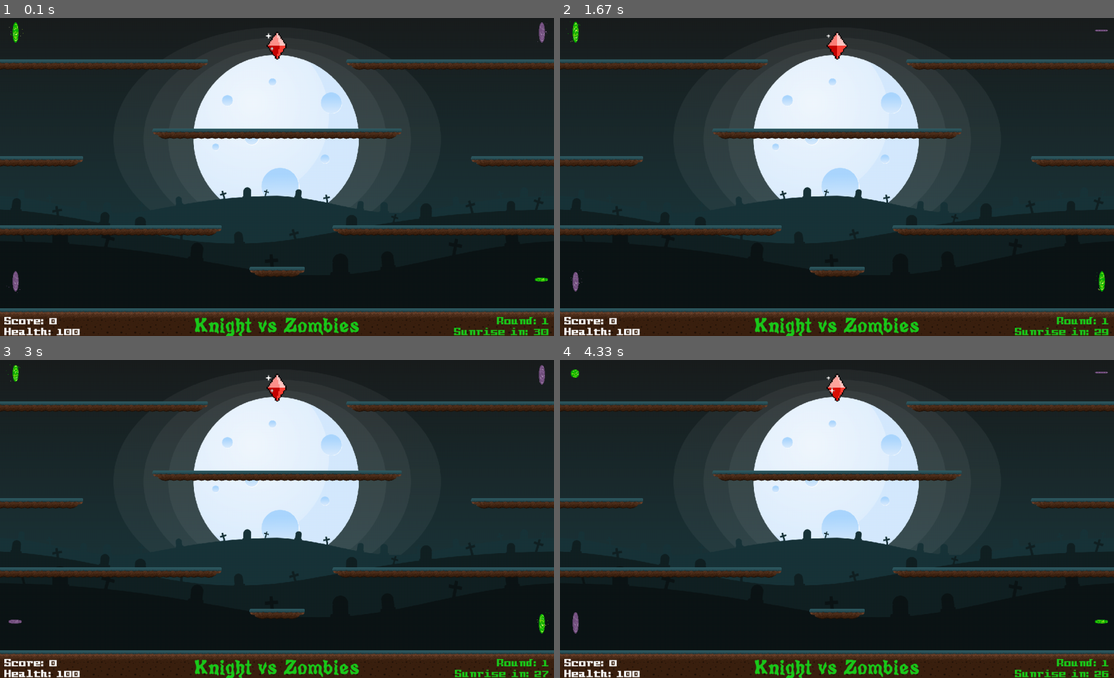
Above: before the commit, frames 1-4 (two rows, left to right).
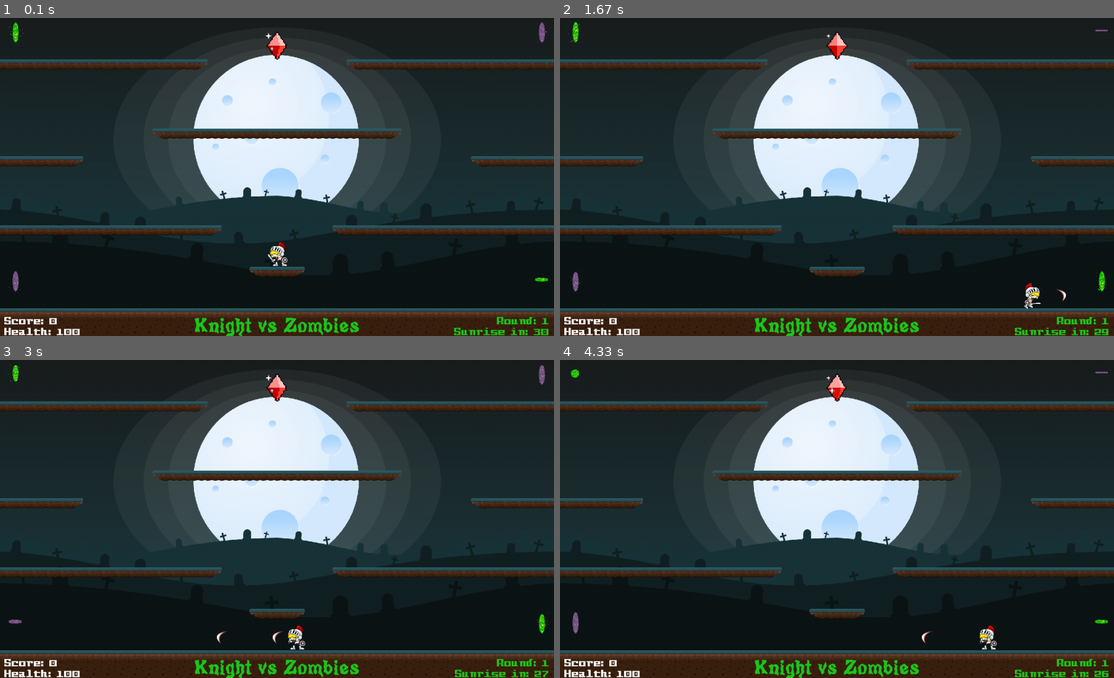
Above: after the commit, the same moments.

Repository: gaiduk/pygame_platformer_zombie_knight
Game: pygame game, started from main.py
Same seed, same stepped clock (60 frames per second), same inputs: the game is played once before the commit and once after it.
Inputs:
- Up to frame 1 (0.1 s): no input
- Up to frame 2 (1.67 s): tap Space at 0.33, 0.73, 1.03, 1.23, 1.57 s; hold Right 0.67-1.13 s; hold Up 1.17-1.47 s; hold Right from 1.5 s (still down)
- Up to frame 3 (3 s): tap Space at 1.87, 2.07, 2.37, 2.63, 2.93 s; release Right at 1.97 s; hold Left 2-2.53 s; hold Left 2.57-2.97 s
- Up to frame 4 (4.33 s): hold Up 3-3.37 s; tap Space at 3.07, 3.47, 3.77, 4.13 s; hold Right 3.4-4.03 s; hold Left from 4.07 s (still down)

The runs differ from the first frame. In frame 1, 0.2% of the frame differs, in the area x 48-52%, y 70-79%; in frame 2, 0.2%; in frame 3, 0.2%, in the area x 39-56%, y 83-92%; in frame 4, 0.2%.

Commit message:
Player done

Diff:
--- a/main.py
+++ b/main.py
@@ -31,14 +31,12 @@
         self.title_font = pygame.font.Font("fonts/Poultrygeist.ttf", 48)
         self.HUD_font = pygame.font.Font("fonts/Pixel.ttf", 25)
 
-
     def update(self):
         self.frame_count += 1
         if self.frame_count % FPS == 0:
             self.round_time -= 1
             self.frame_count = 0
 
-
     def draw(self):
         WHITE = (255, 255, 255)
         GREEN = (27, 201, 27)
@@ -53,7 +51,7 @@
 
         title_text = self.title_font.render("Knight vs Zombies", True, GREEN)
         title_rect = title_text.get_rect()
-        title_rect.center = (WINDOW_WIDTH//2, WINDOW_HEIGHT - 26)
+        title_rect.center = (WINDOW_WIDTH // 2, WINDOW_HEIGHT - 26)
 
         round_text = self.HUD_font.render("Round: " + str(self.round_number), True, GREEN)
         round_rect = round_text.get_rect()
@@ -117,42 +115,299 @@
         self.rect.topleft = (x, y)
 
 
-
 class Player(pygame.sprite.Sprite):
-    def __init__(self):
-        pass
+    def __init__(self, x, y, platform_group, portal_group, bullet_group):
+        super().__init__()
+
+        self.HORIZONTAL_ACCELERATION = 2
+        self.VERTICAL_ACCELERATION = 0.8  # Gravity
+        self.HORIZONTAL_FRICTION = 0.15
+        self.VERTICAL_JUMP_SPEED = 18
+        self.STARTING_HEALTH = 100
+
+        # Animations frames
+        self.move_right_sprites = []
+        self.move_left_sprites = []
+
+        self.idle_right_sprites = []
+        self.idle_left_sprites = []
+
+        self.jump_right_sprites = []
+        self.jump_left_sprites = []
+
+        self.attack_right_sprites = []
+        self.attack_left_sprites = []
+
+        # Moving
+        self.move_right_sprites.append(
+            pygame.transform.scale(pygame.image.load("images/player/run/Run (1).png"), (64, 64)))
+        self.move_right_sprites.append(
+            pygame.transform.scale(pygame.image.load("images/player/run/Run (2).png"), (64, 64)))
+        self.move_right_sprites.append(
+            pygame.transform.scale(pygame.image.load("images/player/run/Run (3).png"), (64, 64)))
+        self.move_right_sprites.append(
+            pygame.transform.scale(pygame.image.load("images/player/run/Run (4).png"), (64, 64)))
+        self.move_right_sprites.append(
+            pygame.transform.scale(pygame.image.load("images/player/run/Run (5).png"), (64, 64)))
+        self.move_right_sprites.append(
+            pygame.transform.scale(pygame.image.load("images/player/run/Run (6).png"), (64, 64)))
+        self.move_right_sprites.append(
+            pygame.transform.scale(pygame.image.load("images/player/run/Run (7).png"), (64, 64)))
+        self.move_right_sprites.append(
+            pygame.transform.scale(pygame.image.load("images/player/run/Run (8).png"), (64, 64)))
+        self.move_right_sprites.append(
+            pygame.transform.scale(pygame.image.load("images/player/run/Run (9).png"), (64, 64)))
+        self.move_right_sprites.append(
+            pygame.transform.scale(pygame.image.load("images/player/run/Run (10).png"), (64, 64)))
+
+        # change direction to the left side
+        for sprite in self.move_right_sprites:
+            self.move_left_sprites.append(pygame.transform.flip(sprite, True, False))
+
+        # Idle
+        self.idle_right_sprites.append(
+            pygame.transform.scale(pygame.image.load("images/player/idle/Idle (1).png"), (64, 64)))
+        self.idle_right_sprites.append(
+            pygame.transform.scale(pygame.image.load("images/player/idle/Idle (2).png"), (64, 64)))
+        self.idle_right_sprites.append(
+            pygame.transform.scale(pygame.image.load("images/player/idle/Idle (3).png"), (64, 64)))
+        self.idle_right_sprites.append(
+            pygame.transform.scale(pygame.image.load("images/player/idle/Idle (4).png"), (64, 64)))
+        self.idle_right_sprites.append(
+            pygame.transform.scale(pygame.image.load("images/player/idle/Idle (5).png"), (64, 64)))
+        self.idle_right_sprites.append(
+            pygame.transform.scale(pygame.image.load("images/player/idle/Idle (6).png"), (64, 64)))
+        self.idle_right_sprites.append(
+            pygame.transform.scale(pygame.image.load("images/player/idle/Idle (7).png"), (64, 64)))
+        self.idle_right_sprites.append(
+            pygame.transform.scale(pygame.image.load("images/player/idle/Idle (8).png"), (64, 64)))
+        self.idle_right_sprites.append(
+            pygame.transform.scale(pygame.image.load("images/player/idle/Idle (9).png"), (64, 64)))
+        self.idle_right_sprites.append(
+            pygame.transform.scale(pygame.image.load("images/player/idle/Idle (10).png"), (64, 64)))
+
+        # change direction to the left side
+        for sprite in self.idle_right_sprites:
+            self.idle_left_sprites.append(pygame.transform.flip(sprite, True, False))
+
+        # Jump
+        self.jump_right_sprites.append(
+            pygame.transform.scale(pygame.image.load("images/player/jump/Jump (1).png"), (64, 64)))
+        self.jump_right_sprites.append(
+            pygame.transform.scale(pygame.image.load("images/player/jump/Jump (2).png"), (64, 64)))
+        self.jump_right_sprites.append(
+            pygame.transform.scale(pygame.image.load("images/player/jump/Jump (3).png"), (64, 64)))
+        self.jump_right_sprites.append(
+            pygame.transform.scale(pygame.image.load("images/player/jump/Jump (4).png"), (64, 64)))
+        self.jump_right_sprites.append(
+            pygame.transform.scale(pygame.image.load("images/player/jump/Jump (5).png"), (64, 64)))
+        self.jump_right_sprites.append(
+            pygame.transform.scale(pygame.image.load("images/player/jump/Jump (6).png"), (64, 64)))
+        self.jump_right_sprites.append(
+            pygame.transform.scale(pygame.image.load("images/player/jump/Jump (7).png"), (64, 64)))
+        self.jump_right_sprites.append(
+            pygame.transform.scale(pygame.image.load("images/player/jump/Jump (8).png"), (64, 64)))
+        self.jump_right_sprites.append(
+            pygame.transform.scale(pygame.image.load("images/player/jump/Jump (9).png"), (64, 64)))
+        self.jump_right_sprites.append(
+            pygame.transform.scale(pygame.image.load("images/player/jump/Jump (10).png"), (64, 64)))
+
+        # change direction to the left side
+        for sprite in self.jump_right_sprites:
+            self.jump_left_sprites.append(pygame.transform.flip(sprite, True, False))
+
+        # Attack
+        self.attack_right_sprites.append(
+            pygame.transform.scale(pygame.image.load("images/player/attack/Attack (1).png"), (64, 64)))
+        self.attack_right_sprites.append(
+            pygame.transform.scale(pygame.image.load("images/player/attack/Attack (2).png"), (64, 64)))
+        self.attack_right_sprites.append(
+            pygame.transform.scale(pygame.image.load("images/player/attack/Attack (3).png"), (64, 64)))
+        self.attack_right_sprites.append(
+            pygame.transform.scale(pygame.image.load("images/player/attack/Attack (4).png"), (64, 64)))
+        self.attack_right_sprites.append(
+            pygame.transform.scale(pygame.image.load("images/player/attack/Attack (5).png"), (64, 64)))
+        self.attack_right_sprites.append(
+            pygame.transform.scale(pygame.image.load("images/player/attack/Attack (6).png"), (64, 64)))
+        self.attack_right_sprites.append(
+            pygame.transform.scale(pygame.image.load("images/player/attack/Attack (7).png"), (64, 64)))
+        self.attack_right_sprites.append(
+            pygame.transform.scale(pygame.image.load("images/player/attack/Attack (8).png"), (64, 64)))
+        self.attack_right_sprites.append(
+            pygame.transform.scale(pygame.image.load("images/player/attack/Attack (9).png"), (64, 64)))
+        self.attack_right_sprites.append(
+            pygame.transform.scale(pygame.image.load("images/player/attack/Attack (10).png"), (64, 64)))
+
+        # change direction to the left side
+        for sprite in self.attack_right_sprites:
+            self.attack_left_sprites.append(pygame.transform.flip(sprite, True, False))
+
+        # Load img and get rect
+        self.current_sprite = 0
+        self.image = self.idle_right_sprites[self.current_sprite]
+        self.rect = self.image.get_rect()
+        self.rect.bottomleft = (x, y)
+
+        self.platform_group = platform_group
+        self.portal_group = portal_group
+        self.bullet_group = bullet_group
+
+        # Animation booleans
+        self.animate_jump = False
+        self.animate_fire = False
+
+        # Sounds
+        self.jump_sound = pygame.mixer.Sound("sounds/jump_sound.wav")
+        self.slash_sound = pygame.mixer.Sound("sounds/slash_sound.wav")
+        self.portal_sound = pygame.mixer.Sound("sounds/portal_sound.wav")
+        self.hit_sound = pygame.mixer.Sound("sounds/player_hit.wav")
+
+        # kinematics vectors
+        self.position = vector(x, y)
+        self.velocity = vector(0, 0)
+        self.acceleration = vector(0, self.VERTICAL_ACCELERATION)
+
+        # Set initial player variables
+        self.health = self.STARTING_HEALTH
+        self.starting_x = x
+        self.starting_y = y
 
     def update(self):
-        pass
+        self.move()
+        self.check_collisions()
+        self.check_animations()
 
     def move(self):
-        pass
+        # Set acceleration vector
+        self.acceleration = vector(0, self.VERTICAL_ACCELERATION)
+
+        keys = pygame.key.get_pressed()
+        if keys[pygame.K_LEFT]:
+            self.acceleration.x = -1 * self.HORIZONTAL_ACCELERATION
+            self.animate(self.move_left_sprites, 0.5)
+        elif keys[pygame.K_RIGHT]:
+            self.acceleration.x = self.HORIZONTAL_ACCELERATION
+            self.animate(self.move_right_sprites, 0.5)
+        else:
+            if self.velocity.x > 0:
+                self.animate(self.idle_right_sprites, 0.5)
+            else:
+                self.animate(self.idle_left_sprites, 0.5)
+
+        # Calculate new kinematics values
+        self.acceleration.x -= self.velocity.x * self.HORIZONTAL_FRICTION
+        self.velocity += self.acceleration
+
+        self.position += self.velocity + 0.5 * self.acceleration
+
+        # Update rect
+        if self.position.x < 0:
+            self.position.x = WINDOW_WIDTH
+        elif self.position.x > WINDOW_WIDTH:
+            self.position.x = 0
+
+        self.rect.bottomleft = self.position
 
     def check_collisions(self):
-        pass
+        if self.velocity.y > 0:
+            collided_platforms = pygame.sprite.spritecollide(self, self.platform_group, False)
+            if collided_platforms:
+                self.position.y = collided_platforms[0].rect.top + 1
+                self.velocity.y = 0
+
+        # Collision when jumping up
+        if self.velocity.y < 0:
+            collided_platforms = pygame.sprite.spritecollide(self, self.platform_group, False)
+            if collided_platforms:
+                self.velocity.y = 0
+                while pygame.sprite.spritecollide(self, self.platform_group, False):
+                    self.position.y += 1
+                    self.rect.bottomleft = self.position
+
+        # Collision for portals
+        if pygame.sprite.spritecollide(self, self.portal_group, False):
+            self.portal_sound.play()
+
+            if self.position.x > WINDOW_WIDTH // 2:
+                self.position.x = 86
+            else:
+                self.position.x = WINDOW_WIDTH - 150
+
+            if self.position.y > WINDOW_HEIGHT // 2:
+                self.position.y = 64
+            else:
+                self.position.y = WINDOW_HEIGHT - 132
+
+            self.rect.bottomleft = self.position
 
     def check_animations(self):
-        pass
+        if self.animate_jump:
+            if self.velocity.x > 0:
+                self.animate(self.jump_right_sprites, 0.1)
+            else:
+                self.animate(self.jump_left_sprites, 0.1)
+
+        if self.animate_fire:
+            if self.velocity.x > 0:
+                self.animate(self.attack_right_sprites, 0.26)
+            else:
+                self.animate(self.attack_left_sprites, 0.26)
 
     def jump(self):
-        pass
+        if pygame.sprite.spritecollide(self, self.platform_group, False):
+            self.jump_sound.play()
+            self.velocity.y = -1 * self.VERTICAL_JUMP_SPEED
+            self.animate_jump = True
 
     def fire(self):
-        pass
+        self.slash_sound.play()
+        Bullet(self.rect.centerx, self.rect.centery, self.bullet_group, self)
+        self.animate_fire = True
 
     def reset(self):
-        pass
-
-    def animate(self):
-        pass
+        self.position = vector(self.starting_x, self.starting_y)
+        self.rect.bottomleft = self.position
+
+    def animate(self, sprite_list, speed):
+        if self.current_sprite < len(sprite_list) - 1:
+            self.current_sprite += speed
+        else:
+            self.current_sprite = 0
+            # End jump and attack anim
+            if self.animate_jump:
+                self.animate_jump = False
+            if self.animate_fire:
+                self.animate_fire = False
+
+        self.image = sprite_list[int(self.current_sprite)]
 
 
 class Bullet(pygame.sprite.Sprite):
-    def __init__(self):
-        pass
+    def __init__(self, x, y, bullet_group, player):
+        super().__init__()
+
+        self.VELOCITY = 20
+        self.RANGE = 500
+
+        if player.velocity.x > 0:
+            self.image = pygame.transform.scale(pygame.image.load("images/player/slash.png"), (32, 32))
+        else:
+            self.image = pygame.transform.scale(pygame.transform.flip(pygame.image.load("images/player/slash.png"),
+                                                                      True, False), (32, 32))
+            self.VELOCITY = -1 * self.VELOCITY
+
+        self.rect = self.image.get_rect()
+        self.rect.center = (x, y)
+
+        self.starting_x = x
+
+        bullet_group.add(self)
 
     def update(self):
-        pass
+        self.rect.x += self.VELOCITY
+
+        if abs(self.rect.x - self.starting_x) > self.RANGE:
+            self.kill()
 
 
 class Zombie(pygame.sprite.Sprite):
@@ -235,16 +490,26 @@
 
         # Portal animations
         if colour == "green":
-            self.portal_sprites.append(pygame.transform.scale(pygame.image.load("images/portals/green/tile000.png"), (72, 72)))
-            self.portal_sprites.append(pygame.transform.scale(pygame.image.load("images/portals/green/tile001.png"), (72, 72)))
-            self.portal_sprites.append(pygame.transform.scale(pygame.image.load("images/portals/green/tile002.png"), (72, 72)))
-            self.portal_sprites.append(pygame.transform.scale(pygame.image.load("images/portals/green/tile003.png"), (72, 72)))
-            self.portal_sprites.append(pygame.transform.scale(pygame.image.load("images/portals/green/tile004.png"), (72, 72)))
-            self.portal_sprites.append(pygame.transform.scale(pygame.image.load("images/portals/green/tile005.png"), (72, 72)))
-            self.portal_sprites.append(pygame.transform.scale(pygame.image.load("images/portals/green/tile006.png"), (72, 72)))
-            self.portal_sprites.append(pygame.transform.scale(pygame.image.load("images/portals/green/tile007.png"), (72, 72)))
-            self.portal_sprites.append(pygame.transform.scale(pygame.image.load("images/portals/green/tile008.png"), (72, 72)))
-            self.portal_sprites.append(pygame.transform.scale(pygame.image.load("images/portals/green/tile009.png"), (72, 72)))
+            self.portal_sprites.append(
+                pygame.transform.scale(pygame.image.load("images/portals/green/tile000.png"), (72, 72)))
+            self.portal_sprites.append(
+                pygame.transform.scale(pygame.image.load("images/portals/green/tile001.png"), (72, 72)))
+            self.portal_sprites.append(
+                pygame.transform.scale(pygame.image.load("images/portals/green/tile002.png"), (72, 72)))
+            self.portal_sprites.append(
+                pygame.transform.scale(pygame.image.load("images/portals/green/tile003.png"), (72, 72)))
+            self.portal_sprites.append(
+                pygame.transform.scale(pygame.image.load("images/portals/green/tile004.png"), (72, 72)))
+            self.portal_sprites.append(
+                pygame.transform.scale(pygame.image.load("images/portals/green/tile005.png"), (72, 72)))
+            self.portal_sprites.append(
+                pygame.transform.scale(pygame.image.load("images/portals/green/tile006.png"), (72, 72)))
+            self.portal_sprites.append(
+                pygame.transform.scale(pygame.image.load("images/portals/green/tile007.png"), (72, 72)))
+            self.portal_sprites.append(
+                pygame.transform.scale(pygame.image.load("images/portals/green/tile008.png"), (72, 72)))
+            self.portal_sprites.append(
+                pygame.transform.scale(pygame.image.load("images/portals/green/tile009.png"), (72, 72)))
             self.portal_sprites.append(
                 pygame.transform.scale(pygame.image.load("images/portals/green/tile010.png"), (72, 72)))
             self.portal_sprites.append(
@@ -348,8 +613,8 @@
 my_ruby_group = pygame.sprite.Group()
 
 # Create a tile map
-#0 -> no tile, 1 -> dirt, 2-5 -> platforms, 6 -> ruby maker, 7-8 -> portals, 9 -> player
-#23 rows and 40 columns
+# 0 -> no tile, 1 -> dirt, 2-5 -> platforms, 6 -> ruby maker, 7-8 -> portals, 9 -> player
+# 23 rows and 40 columns
 tile_map = [
     [0, 0, 0, 0, 0, 0, 0, 0, 0, 0, 0, 0, 0, 0, 0, 0, 0, 0, 0, 0, 0, 0, 0, 0, 0, 0, 0, 0, 0, 0, 0, 0, 0, 0, 0, 0, 0, 0,
      0, 0],
@@ -423,7 +688,8 @@
         elif tile_map[i][j] == 8:
             Portal(j * 32, i * 32, "purple", my_portal_group)
         elif tile_map[i][j] == 9:
-            pass
+            my_player = Player(j * 32 - 32, i * 32 + 32, my_platform_group, my_portal_group, my_bullet_group)
+            my_player_group.add(my_player)
 
 background_image = pygame.transform.scale(pygame.image.load("images/background.png"), (1280, 736))
 background_rect = background_image.get_rect()
@@ -438,6 +704,12 @@
     for event in pygame.event.get():
         if event.type == pygame.QUIT:
             running = False
+        if event.type == pygame.KEYDOWN:
+            if event.key == pygame.K_UP:
+                my_player.jump()
+
+            if event.key == pygame.K_SPACE:
+                my_player.fire()
 
     # blit bg
     display_surface.blit(background_image, background_rect)
@@ -449,6 +721,12 @@
     my_portal_group.update()
     my_portal_group.draw(display_surface)
 
+    my_player_group.update()
+    my_player_group.draw(display_surface)
+
+    my_bullet_group.update()
+    my_bullet_group.draw(display_surface)
+
     # Draw and update game
     my_game.update()
     my_game.draw()
@@ -457,5 +735,4 @@
     pygame.display.update()
     clock.tick(FPS)
 
-
 pygame.quit()
